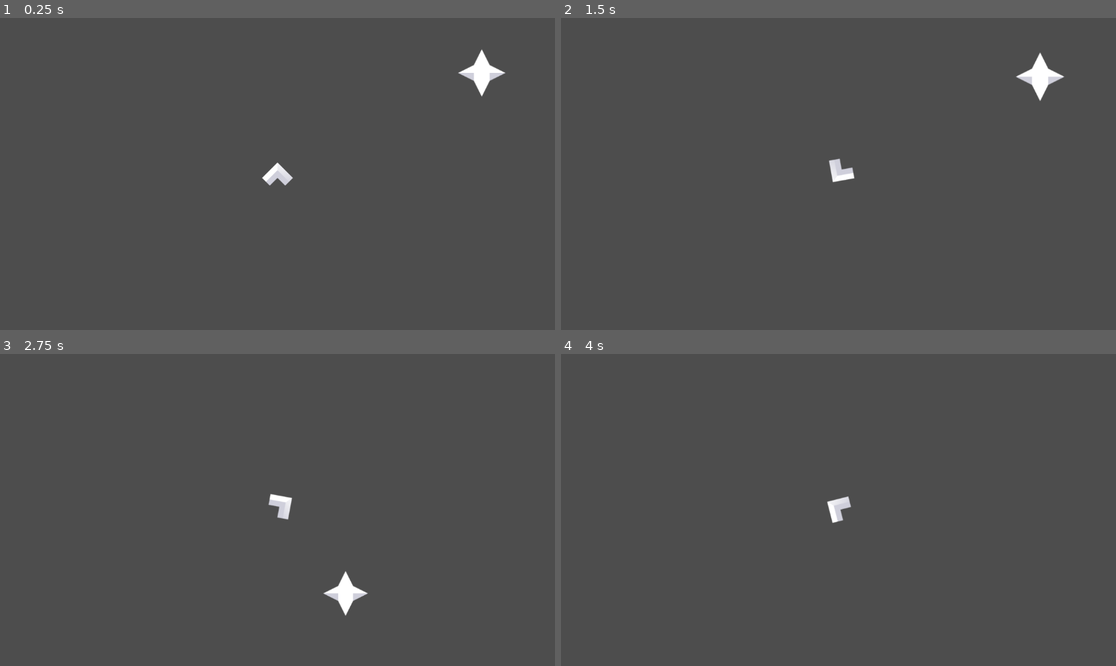
Above: before the commit, frames 1-4 (two rows, left to right).
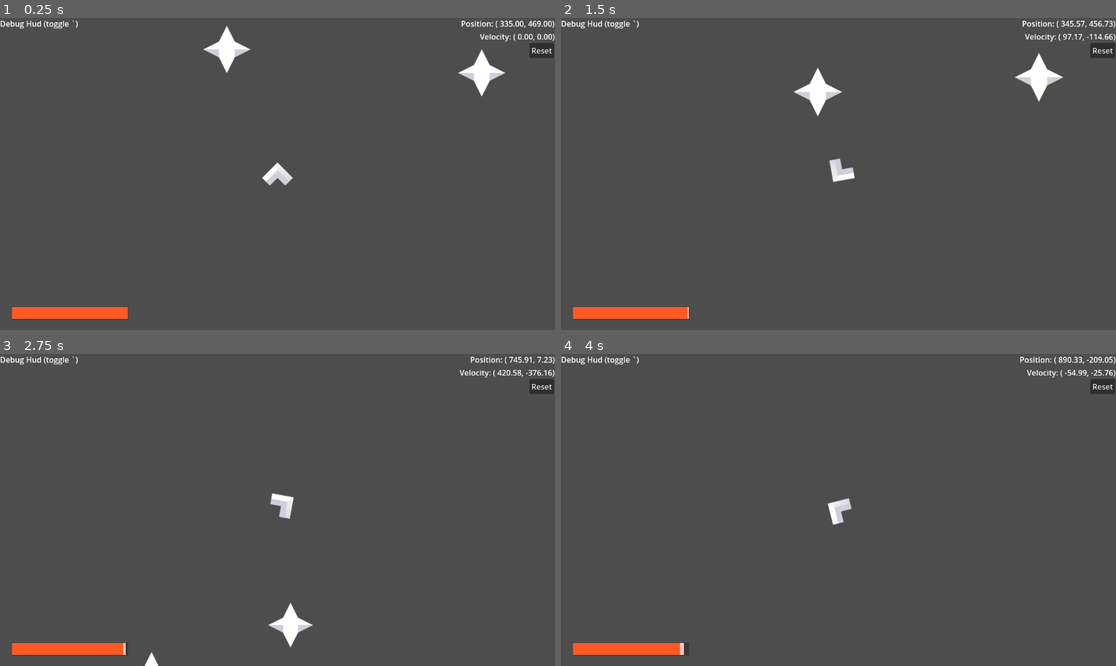
Above: after the commit, the same moments.

Repository: SpaceDemonMars/Spaceship-Slinger
Game: Godot game, scene res://Scenes/dev_testing.tscn
Same seed, same stepped clock (60 frames per second), same inputs: the game is played once before the commit and once after it.
Inputs:
- Up to frame 1 (0.25 s): no input
- Up to frame 2 (1.5 s): hold Right (Right) 0.53-1.28 s; hold Down (ThrustBackwards) from 1.28 s (still down)
- Up to frame 3 (2.75 s): release Down (ThrustBackwards) at 2.03 s; hold Right (Right) from 2.03 s (still down)
- Up to frame 4 (4 s): release Right (Right) at 2.78 s; hold Down (ThrustBackwards) 2.78-3.53 s; hold Left (Left) from 3.53 s (still down)

The runs differ from the first frame. In frame 1, 1.9% of the frame differs, in the area x 0-100%, y 0-97%; in frame 2, 2.1%; in frame 3, 2.4%, in the area x 0-100%, y 0-100%; in frame 4, 1.5%.

Commit message:
Moving Gravity Objects

Diff:
--- a/starship-slinger/Objects/obj_gravity.tscn
+++ b/starship-slinger/Objects/obj_gravity.tscn
@@ -1,17 +1,18 @@
 [gd_scene load_steps=6 format=3 uid="uid://b672krlvwbqre"]
 
+[ext_resource type="Script" uid="uid://dgvs2cluxd6ia" path="res://Scripts/gravity_motion.gd" id="1_50drk"]
 [ext_resource type="Texture2D" uid="uid://btba30sv1pgol" path="res://Assets/Sprites/Asteroids/star_large.png" id="1_mes75"]
-[ext_resource type="Script" uid="uid://dv5lj7hajv18i" path="res://Scripts/gravity_stats.gd" id="1_n1qjq"]
 [ext_resource type="Script" uid="uid://cj7eob7o7o26x" path="res://Scripts/star_flair.gd" id="3_65g4h"]
 
 [sub_resource type="CircleShape2D" id="CircleShape2D_65g4h"]
 radius = 34.234486
 
 [sub_resource type="CircleShape2D" id="CircleShape2D_t4x7n"]
-radius = 226.00885
+radius = 48.09366
 
 [node name="ObjGravity" type="CharacterBody2D"]
-script = ExtResource("1_n1qjq")
+script = ExtResource("1_50drk")
+gravityEffected = false
 
 [node name="Sprite2D" type="Sprite2D" parent="."]
 texture = ExtResource("1_mes75")
@@ -24,3 +25,6 @@
 
 [node name="GravityCollision" type="CollisionShape2D" parent="GravityArea"]
 shape = SubResource("CircleShape2D_t4x7n")
+
+[connection signal="area_entered" from="GravityArea" to="." method="_on_gravity_area_area_entered"]
+[connection signal="area_exited" from="GravityArea" to="." method="_on_gravity_area_area_exited"]
--- a/starship-slinger/Scenes/dev_testing.tscn
+++ b/starship-slinger/Scenes/dev_testing.tscn
@@ -1,7 +1,9 @@
-[gd_scene load_steps=3 format=3 uid="uid://dlge1r7jwivtn"]
+[gd_scene load_steps=5 format=3 uid="uid://dlge1r7jwivtn"]
 
 [ext_resource type="PackedScene" uid="uid://cxg87ju51gjo6" path="res://Objects/obj_player.tscn" id="1_he8rk"]
 [ext_resource type="PackedScene" uid="uid://b672krlvwbqre" path="res://Objects/obj_gravity.tscn" id="2_c5b5h"]
+[ext_resource type="PackedScene" uid="uid://bwlgokpejl4a6" path="res://Scenes/debug_hud.tscn" id="3_cr7m2"]
+[ext_resource type="PackedScene" uid="uid://ck5m2gr4453nq" path="res://Scenes/gameplay_hud.tscn" id="4_travu"]
 
 [node name="DevTesting" type="Node2D"]
 
@@ -11,3 +13,17 @@
 [node name="ObjGravity" parent="." instance=ExtResource("2_c5b5h")]
 position = Vector2(759, 259)
 gravityStr = 2.7
+startingSpeed = 0.0
+wellSize = 13.34
+
+[node name="ObjStar" parent="." instance=ExtResource("2_c5b5h")]
+position = Vector2(228, 195)
+gravityEffected = true
+startingSpeed = 60.0
+startingDir = 90.0
+wellSize = 3.0
+objWeight = 2.5
+
+[node name="DebugHud" parent="." instance=ExtResource("3_cr7m2")]
+
+[node name="GameplayHud" parent="." instance=ExtResource("4_travu")]
--- /dev/null
+++ b/starship-slinger/Scripts/gravity_motion.gd
@@ -0,0 +1,49 @@
+extends CharacterBody2D
+
+@export var gravityStr: float = 1
+@export var gravityEffected := true #If moved by gravity
+@export var startingSpeed : float = 2		#if it starts with some motion
+@export var startingDir : float = 0
+@export var wellSize : float = 1 #size of an aoe the gravity on this object
+@export var objWeight : float = 1
+
+var gravityHomeList: Array[Node2D]
+var gravityStrList: Array[float]
+
+# Called when the node enters the scene tree for the first time.
+func _ready() -> void:
+	if startingSpeed > 0:
+		print("Speed set")
+		self.velocity = Vector2.RIGHT
+		self.velocity = self.velocity.rotated(deg_to_rad(startingDir)) * startingSpeed
+
+	$GravityArea.scale = Vector2(wellSize,wellSize)
+
+# Called every frame. 'delta' is the elapsed time since the previous frame.
+func _physics_process(delta: float) -> void:
+
+	if gravityEffected:
+		var gravityEffect := Vector2.ZERO
+		for g in gravityStrList.size():
+			var curGravStr = gravityStrList[g]
+			var curGravPos = gravityHomeList[g].position
+			var curGravVec = (curGravPos - self.position).normalized()
+			gravityEffect += curGravVec * curGravStr
+		self.velocity += gravityEffect / objWeight
+		print(velocity)
+
+	move_and_slide()
+
+func _on_gravity_area_area_entered(area: Area2D) -> void:
+	if gravityEffected and area.name == "GravityArea":
+		gravityStrList.append(area.get_parent().gravityStr)
+		gravityHomeList.append(area.get_parent())
+
+func _on_gravity_area_area_exited(area: Area2D) -> void:
+	if gravityEffected and area.name == "GravityArea":
+		var gravityHomeSearch = area.get_parent().position
+		for g in gravityHomeList.size():
+			if gravityHomeList[g].position == gravityHomeSearch:
+				gravityHomeList.remove_at(g)
+				gravityStrList.remove_at(g)
+				break;
--- a/starship-slinger/Scripts/gravity_stats.gd
+++ /dev/null
@@ -1,3 +0,0 @@
-extends CharacterBody2D
-
-@export var gravityStr: float = 1
--- a/starship-slinger/Scripts/player_movement.gd
+++ b/starship-slinger/Scripts/player_movement.gd
@@ -1,14 +1,15 @@
 extends CharacterBody2D
 
 var shipAccel = 10		#How much the ship accelerates every physics frame while thrusting
-var shipTurnRate = 5	#
+var shipTurnRate = 5
 var fuelTotal = 100
 var fuelCurrent = fuelTotal
 var fuelLoss = 5
 @onready var GameplayHud = $"../GameplayHud" #move this to gameManager when made
 var inputVec : Vector2
 
-var gravityHomeList: Array[Vector2]
+var gravityStr = 0 #So that planets are not effected by the ship's gravity
+var gravityHomeList: Array[Node2D]
 var gravityStrList: Array[float]
 
 # Called when the node enters the scene tree for the first time.
@@ -38,10 +39,10 @@
 	var gravityEffect := Vector2.ZERO
 	for g in gravityStrList.size():
 		var curGravStr = gravityStrList[g]
-		var curGravPos = gravityHomeList[g]
+		var curGravPos = gravityHomeList[g].position
 		var curGravVec = (curGravPos - self.position).normalized()
 		gravityEffect += curGravVec * curGravStr
-	velocity = velocity + gravityEffect
+	velocity += gravityEffect
 
 	if inputVec.y == 0 && gravityEffect != Vector2.ZERO:
 		velocity = velocity.move_toward(Vector2.ZERO, 4)
@@ -52,14 +53,14 @@
 func _on_gravity_area_area_entered(area: Area2D) -> void:
 	if area.name == "GravityArea":
 		gravityStrList.append(area.get_parent().gravityStr)
-		gravityHomeList.append(area.get_parent().position)
+		gravityHomeList.append(area.get_parent())
 
 
 func _on_gravity_area_area_exited(area: Area2D) -> void:
 	if area.name == "GravityArea":
 		var gravityHomeSearch = area.get_parent().position
 		for g in gravityHomeList.size():
-			if gravityHomeList[g] == gravityHomeSearch:
+			if gravityHomeList[g].position == gravityHomeSearch:
 				gravityHomeList.remove_at(g)
 				gravityStrList.remove_at(g)
 				break;
Not shown: 1 places in starship-slinger/Scenes/dev_paige.tscn that only renumber resources
Not shown, added: starship-slinger/Scripts/gravity_motion.gd.uid
Not shown, removed: starship-slinger/Scripts/gravity_stats.gd.uid
